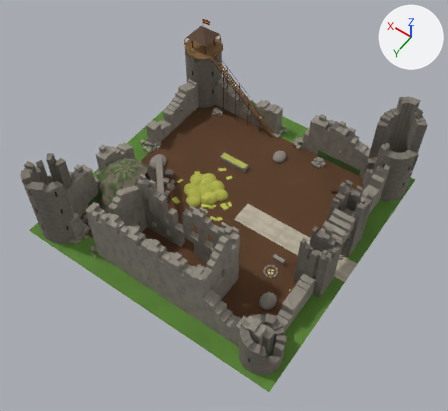
One commit to the glTF model openttd/media/baseset/decouple/objekty/prumysl/draci_farma.glb: the scene before it, then after it.
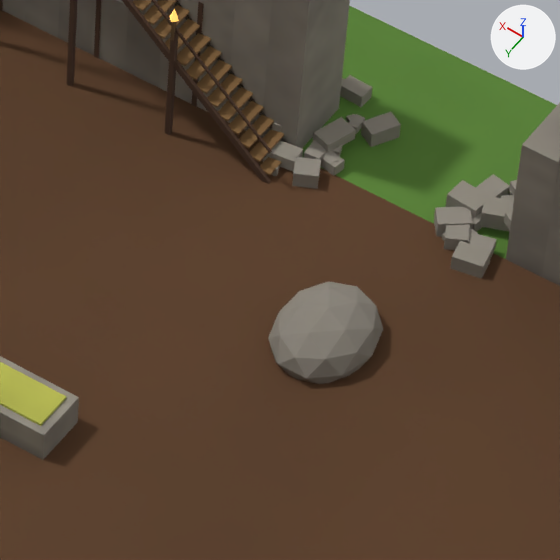
Each version appears first whole from a 50 mm lens placed at (-13.0, 72.7, 78.5), pointed at (20.5, 25.8, 4.7), and next in a close-up on the part from 53% to 69% of the width and 28% to 45% of the height. The axes (+X, +Y, +Z) are drawn at upper right. The lights are the same throughout. The last two pictures show the newer version. Where no turn or scale is listed for an object, it has been applied to the vertices. Vertices at exactly the same position are counted once.
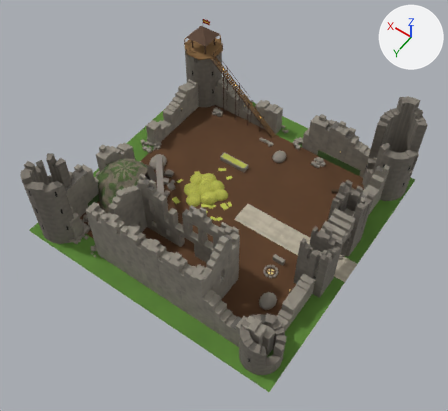
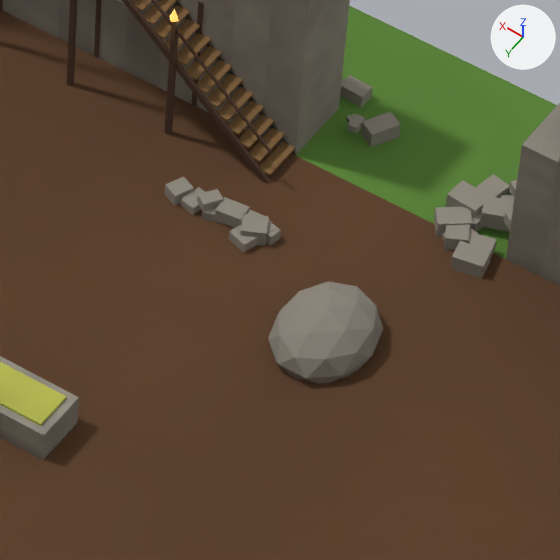
Boxes (x1, y1, x2, y2) around the edits, measured in the close-ups (560 x 560 px; the box of a moved part takes in the faces that stretch with it):
part 1 of me_mesh_0, moved or reshaped (not visible afterwards): before (332, 145, 342, 156)
part 2 of me_mesh_0, moved or reshaped: before (313, 117, 356, 153); after (229, 225, 258, 253)
part 3 of me_mesh_0, moved or reshaped: before (321, 153, 345, 176); after (266, 224, 281, 246)
part 4 of me_mesh_0, moved or reshaped: before (269, 140, 303, 171); after (215, 197, 250, 228)
part 5 of me_mesh_0, moved or reshaped: before (304, 140, 326, 160); after (240, 210, 264, 225)
part 6 of me_mesh_0, moved or reshaped (not visible before): after (197, 189, 223, 211)
part 7 of me_mesh_0, moved or reshaped (not visible afterwards): before (265, 154, 280, 176)
part 8 of me_mesh_0, moved or reshaped: before (272, 122, 282, 132); after (202, 208, 223, 224)
part 9 of me_mesh_0, moved or reshaped (not visible before): after (164, 176, 194, 206)
part 10 of me_mesh_0, moved or reshaped (not visible before): after (180, 187, 205, 215)
part 11 of me_mesh_0, moved or reshaped: before (292, 157, 321, 189); after (240, 214, 269, 246)
part 12 of me_mesh_0, moved or reshaped: before (324, 150, 339, 163); after (267, 221, 276, 233)

Patch to the scene script:
```diff
--- a/openttd/media/baseset/decouple/objekty/prumysl/draci_farma.glb.py
+++ b/openttd/media/baseset/decouple/objekty/prumysl/draci_farma.glb.py
@@ me_mesh_0 @@
 me_mesh_0.from_pydata(...)  # 8690 vertices, 13568 faces; spans x 2.0..46.4, y -44.4..0.0, z 0.6..17.3
 # used by ob_mesh_0; location = (-1.99, 44.4, -1.3)
+# me_mesh_0 part 1: the loose piece of 8 vertices spanning x 25.6..26.0, y -40.4..-40.0, z 1.4..1.6 is moved by (0.0, 2.9, 0.0)
+# me_mesh_0 part 2: the loose piece of 8 vertices spanning x 25.5..26.2, y -40.8..-39.9, z 1.6..1.8 is moved by (0.0, 3.3, -0.3)
+# me_mesh_0 part 3: the loose piece of 8 vertices spanning x 25.3..25.9, y -40.1..-39.7, z 1.3..1.6 is moved by (0.0, 2.6, 0.0)
+# me_mesh_0 part 4: the loose piece of 8 vertices spanning x 26.2..26.8, y -39.6..-39.1, z 1.4..1.7 is moved by (0.0, 2.1, 0.0)
+# me_mesh_0 part 5: the loose piece of 8 vertices spanning x 25.8..26.2, y -40.1..-39.6, z 1.4..1.7 is moved by (0.0, 2.6, 0.0)
+# me_mesh_0 part 6: the loose piece of 8 vertices spanning x 26.8..27.3, y -40.3..-39.7, z 1.5..1.8 is moved by (0.0, 2.8, 0.0)
+# me_mesh_0 part 7: the loose piece of 8 vertices spanning x 26.4..26.9, y -39.3..-38.8, z 1.3..1.5 is moved by (0.0, 1.8, 0.0)
+# me_mesh_0 part 8: the loose piece of 8 vertices spanning x 26.6..27.2, y -40.2..-39.6, z 1.7..2.0 is moved by (0.0, 2.7, -0.4)
+# me_mesh_0 part 9: the loose piece of 8 vertices spanning x 27.6..28.1, y -40.5..-39.9, z 1.3..1.6 is moved by (0.0, 3.0, 0.0)
+# me_mesh_0 part 10: the loose piece of 8 vertices spanning x 27.1..27.6, y -40.3..-39.7, z 1.3..1.5 is moved by (0.0, 2.8, 0.0)
+# me_mesh_0 part 11: the loose piece of 8 vertices spanning x 25.5..26.2, y -39.6..-38.9, z 1.3..1.7 is moved by (0.0, 2.1, 0.0)
+# me_mesh_0 part 12: the loose piece of 8 vertices spanning x 25.4..25.8, y -40.1..-39.7, z 1.5..1.6 is moved by (0.0, 2.6, 0.0)
 me_mesh_0.materials.append(mat_atlas)
```
